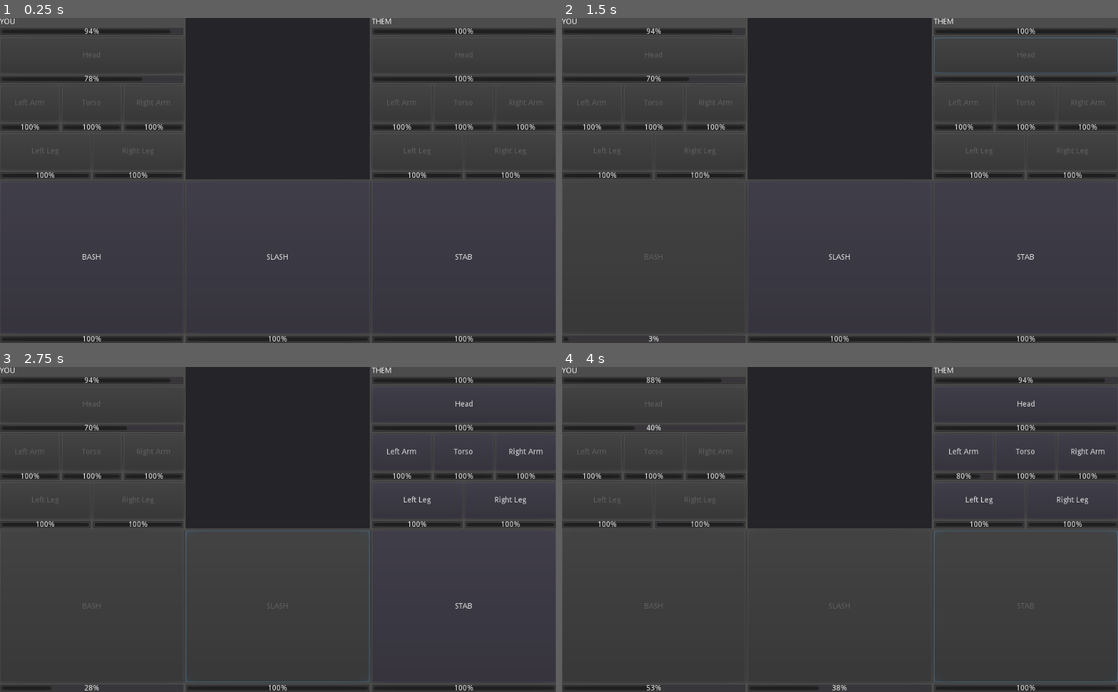
Above: before the commit, frames 1-4 (two rows, left to right).
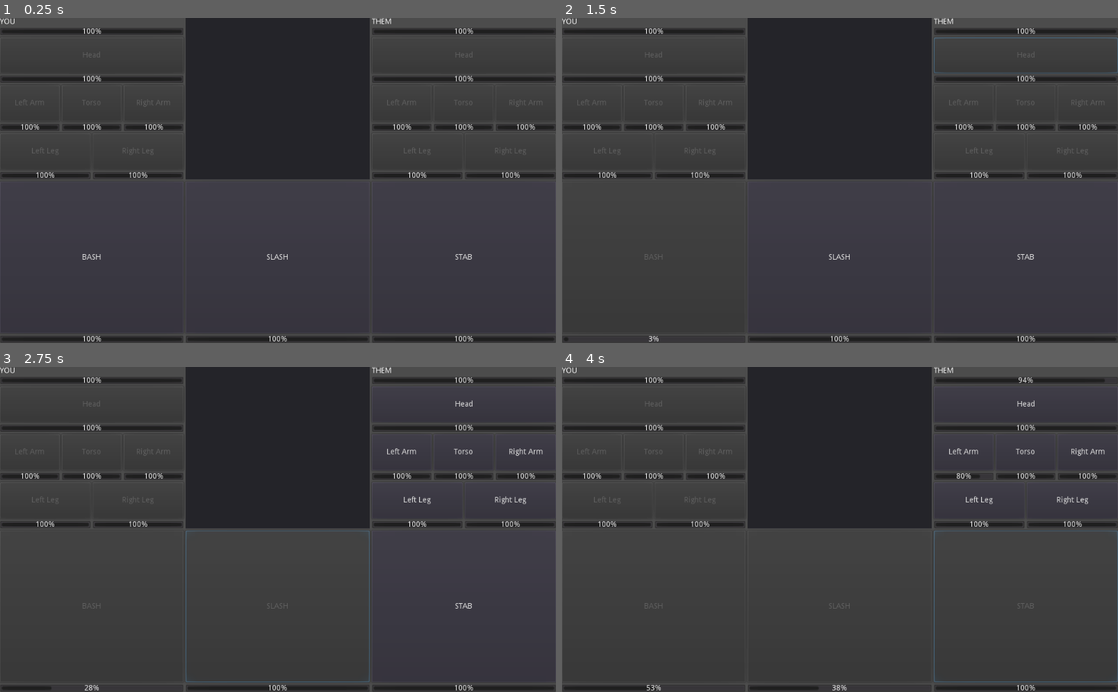
Above: after the commit, the same moments.

Repository: CertifiedIdiots/Tick
Game: Godot game, scene res://Game.tscn
Same seed, same stepped clock (60 frames per second), same inputs: the game is played once before the commit and once after it.
Inputs:
- Up to frame 1 (0.25 s): no input
- Up to frame 2 (1.5 s): click "BASH" at 0.5 s; click "Head" at 1.25 s
- Up to frame 3 (2.75 s): click "SLASH" at 2 s
- Up to frame 4 (4 s): click "Left Arm" at 2.75 s; click "STAB" at 3.5 s

The runs differ from the first frame. In frame 1, 0.1% of the frame differs, in the area x 14-33%, y 3-20%; in frame 2, 0.2%; in frame 3, 0.2%; in frame 4, 0.2%, in the area x 13-33%, y 3-20%.

Commit message:
start player entity

Diff:
--- a/Game/Entity.gd
+++ b/Game/Entity.gd
@@ -23,7 +23,7 @@
 	Skill.new("STAB", 1, 10, self)
 ]
 
-var accuracy = 3.0
+var accuracy = 1.5
 
 var name
 
--- /dev/null
+++ b/Game/Player.gd
@@ -0,0 +1,5 @@
+class_name Player
+extends Entity
+
+func _init(name: String).(name):
+	accuracy = 3.0
--- a/project.godot
+++ b/project.godot
@@ -29,6 +29,11 @@
 "language": "GDScript",
 "path": "res://Game/Part.gd"
 }, {
+"base": "Entity",
+"class": "Player",
+"language": "GDScript",
+"path": "res://Game/Player.gd"
+}, {
 "base": "Reference",
 "class": "Skill",
 "language": "GDScript",
@@ -39,6 +44,7 @@
 "Entity": "",
 "Head": "",
 "Part": "",
+"Player": "",
 "Skill": ""
 }
 
